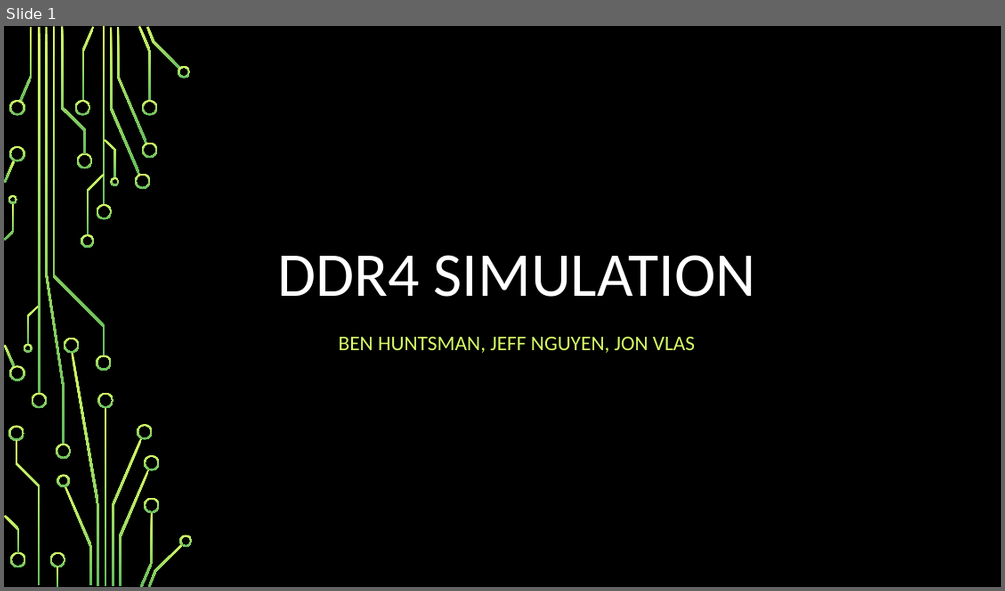
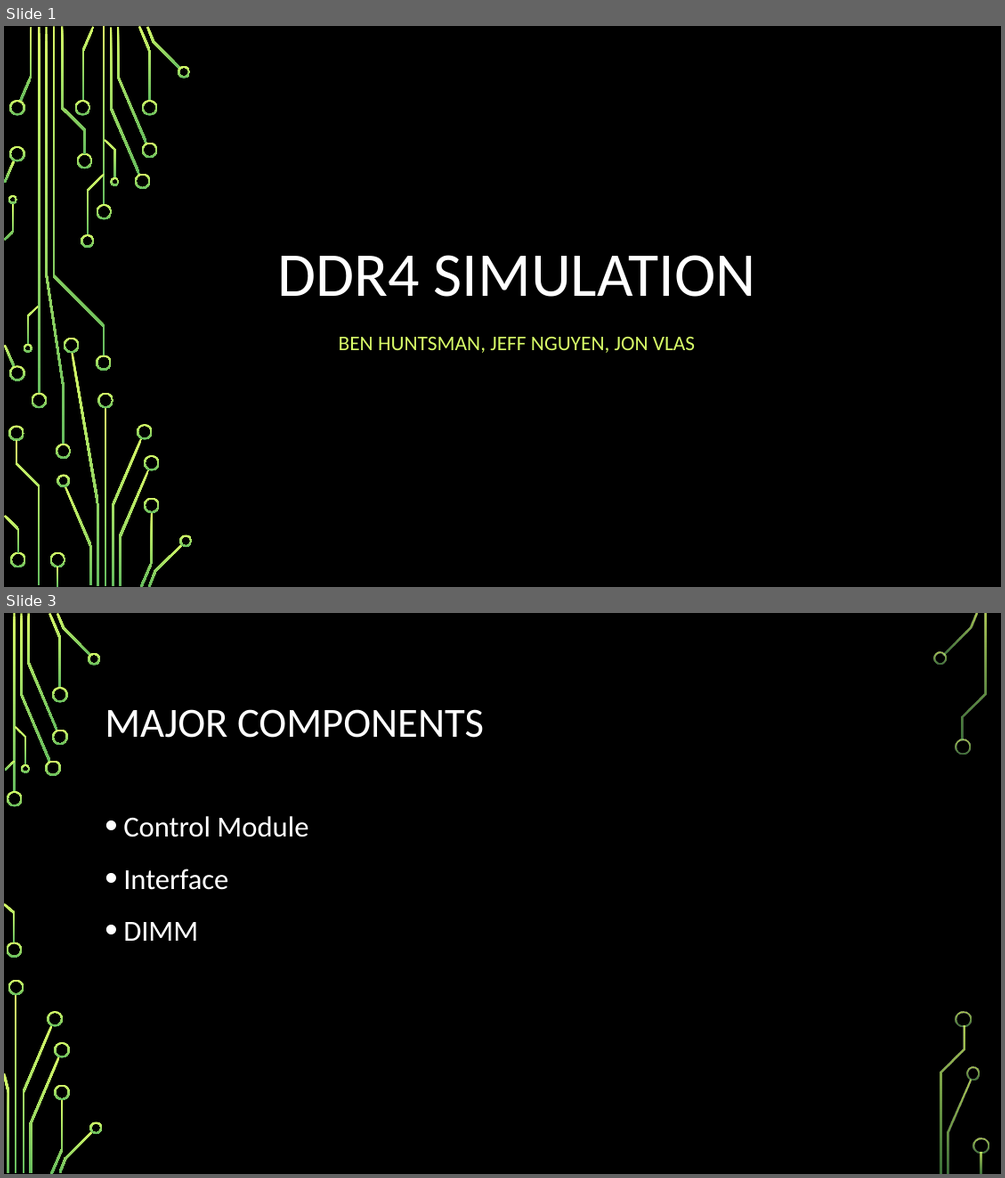
Before and after one commit to bhunt2/DDR4Sim, a slide deck: Design/DDR4 Simulation Presentation.pptx. Shown one above the other, each under a label of ours: slide 1 before the commit, slides 1 and 3 after it; the slides between them are not shown. The pictures are 1005x591 and 1005x1178 pixels, drawn with LibreOffice and Linux fonts; fonts in the diff are those of the drawing; background and template pictures are left out. Boxes give left, top, right and bottom in pixels: in the first picture for what was removed or moved away, otherwise in the second. Text is boxed around its words. In the diff, an @@ line names an element or a change of style, - is before the commit and + after.

```diff
--- a/Design/DDR4 Simulation Presentation.pptx
+++ b/Design/DDR4 Simulation Presentation.pptx
@@ slide 3 added at [4, 613, 1001, 1174], background picture (left out) @@
@@ title added at [105, 709, 484, 738], 40 pt, text #FFFFFF @@
+MAJOR COMPONENTS
@@ text added at [123, 816, 308, 941], 28 pt, text #FFFFFF @@
+• Control Module
+• Interface
+• DIMM
@@ group added at [4, 613, 989, 1174]: 33 freeform shapes, 3 rectangles @@
```
Also in this commit, not shown: 6 other slides added, 1 slide removed.
